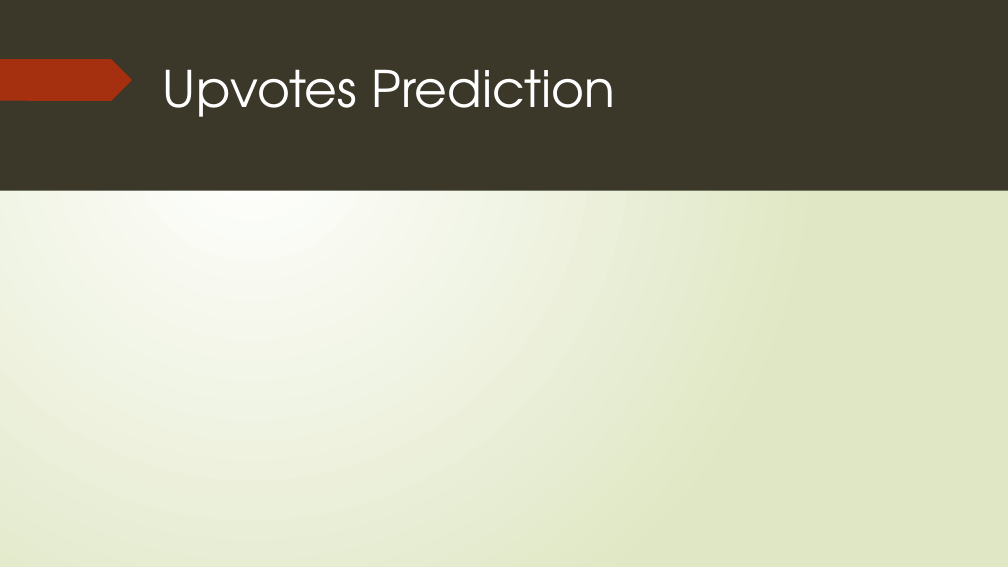
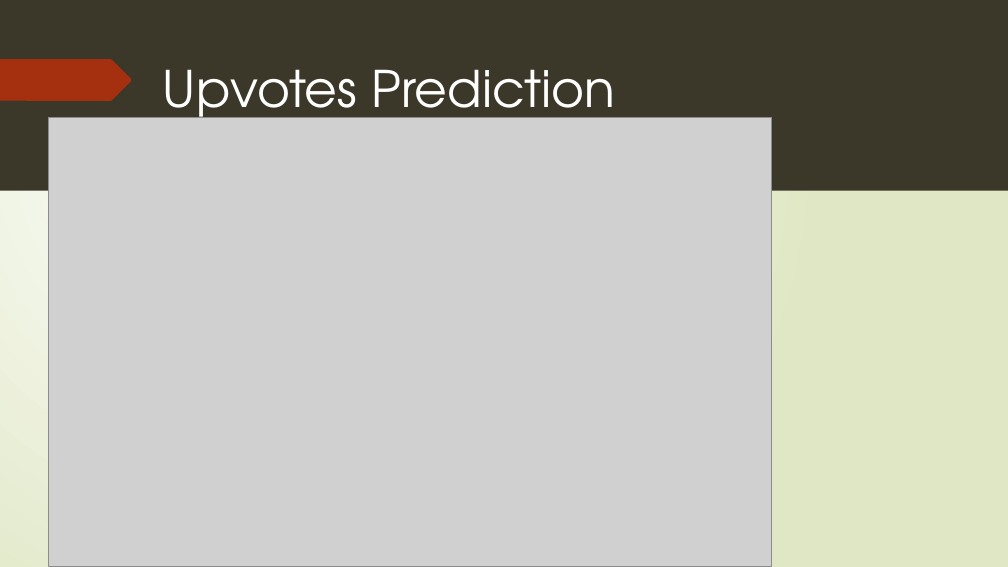
Before and after one commit to indupriya9/AIHackathon, a slide deck: slide 5 of Wellness Chat Bot 2.pptx. Drawn at 1008x567 pixels with LibreOffice and Linux fonts; fonts in the diff are those of the drawing; grey boxes stand for pictures. Boxes give left, top, right and bottom in pixels: in the first picture for what was removed or moved away, otherwise in the second. Text is boxed around its words. In the diff, an @@ line names an element or a change of style, - is before the commit and + after.

```diff
--- a/Wellness Chat Bot 2.pptx
+++ b/Wellness Chat Bot 2.pptx
@@ picture added at bbox=[48, 117, 771, 566] @@
@@ freeform shape removed at bbox=[81, 260, 198, 485] @@
@@ freeform shape removed at bbox=[64, 444, 67, 462] @@
@@ freeform shape removed at bbox=[64, 444, 67, 462] @@
@@ freeform shape removed at bbox=[64, 453, 80, 537] @@
@@ freeform shape removed at bbox=[64, 453, 80, 537] @@
@@ freeform shape removed at bbox=[81, 477, 84, 496] @@
@@ freeform shape removed at bbox=[81, 488, 92, 543] @@
```
Also in this commit, not shown: 4 other slides changed, 2 slides added.
